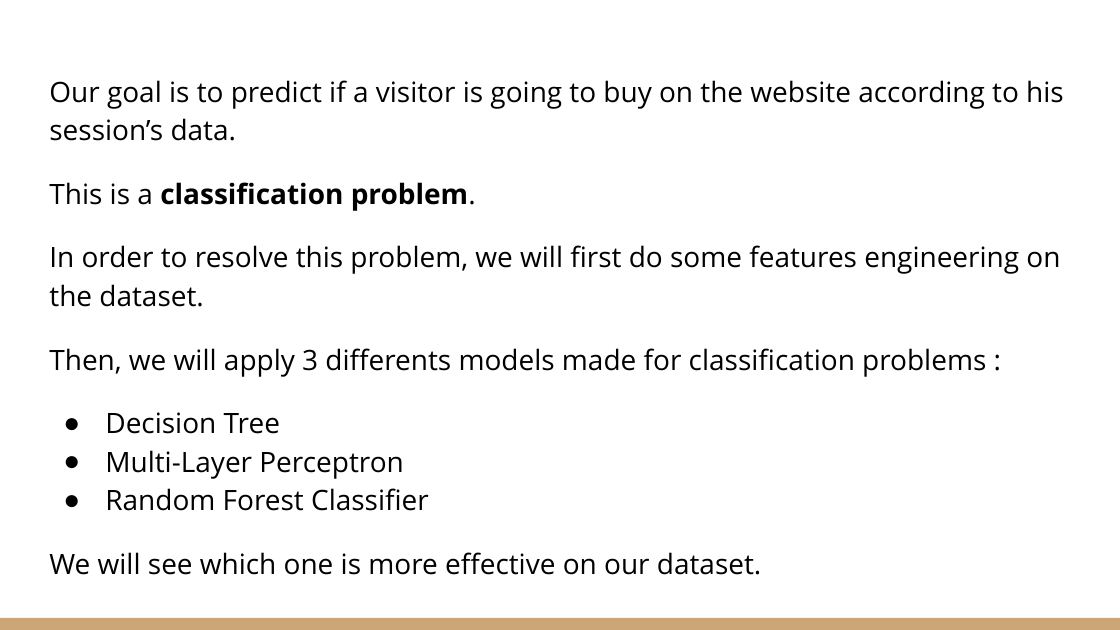
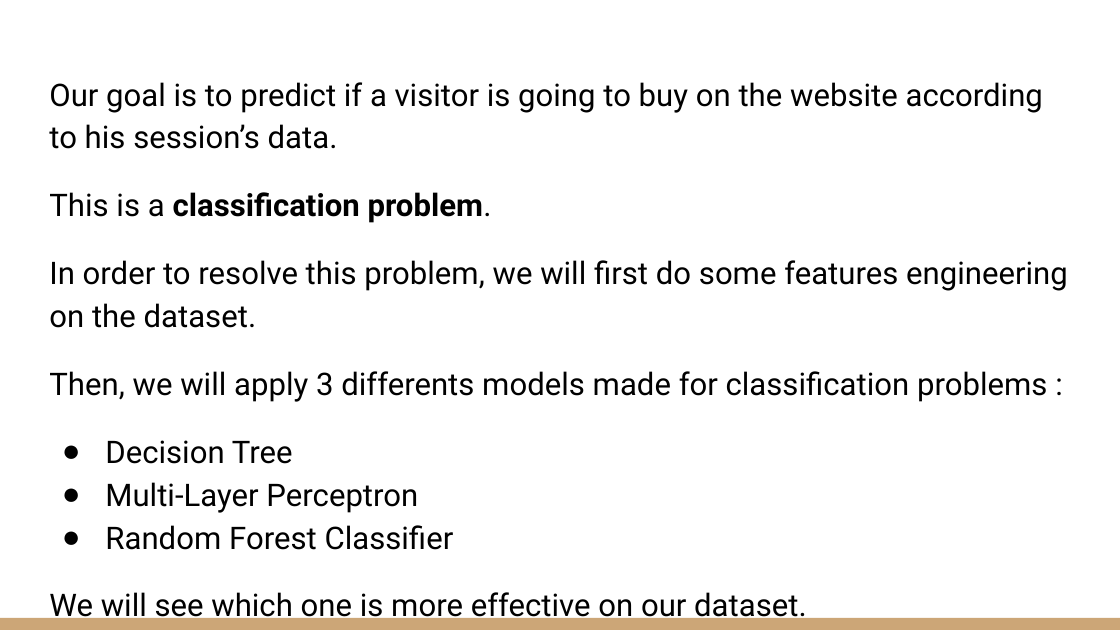
Before and after one commit to antoinethl/Data-analysis-purchasing-intention, a slide deck: slide 6 of Python for data analysis.pptx. Drawn at 1120x630 pixels with LibreOffice and Linux fonts; fonts in the diff are those of the drawing. Boxes give left, top, right and bottom in pixels: in the first picture for what was removed or moved away, otherwise in the second. Text is boxed around its words. In the diff, an @@ line names an element or a change of style, - is before the commit and + after.

Commit message:
python data analysis

```diff
--- a/Python for data analysis.pptx
+++ b/Python for data analysis.pptx
@@ text "Our goal is to predict ..." at bbox=[49, 82, 1068, 624]: size 18 to 20 pt, font Open Sans to Roboto; indent changed @@
```
Also in this commit, not shown: 7 other slides changed.
